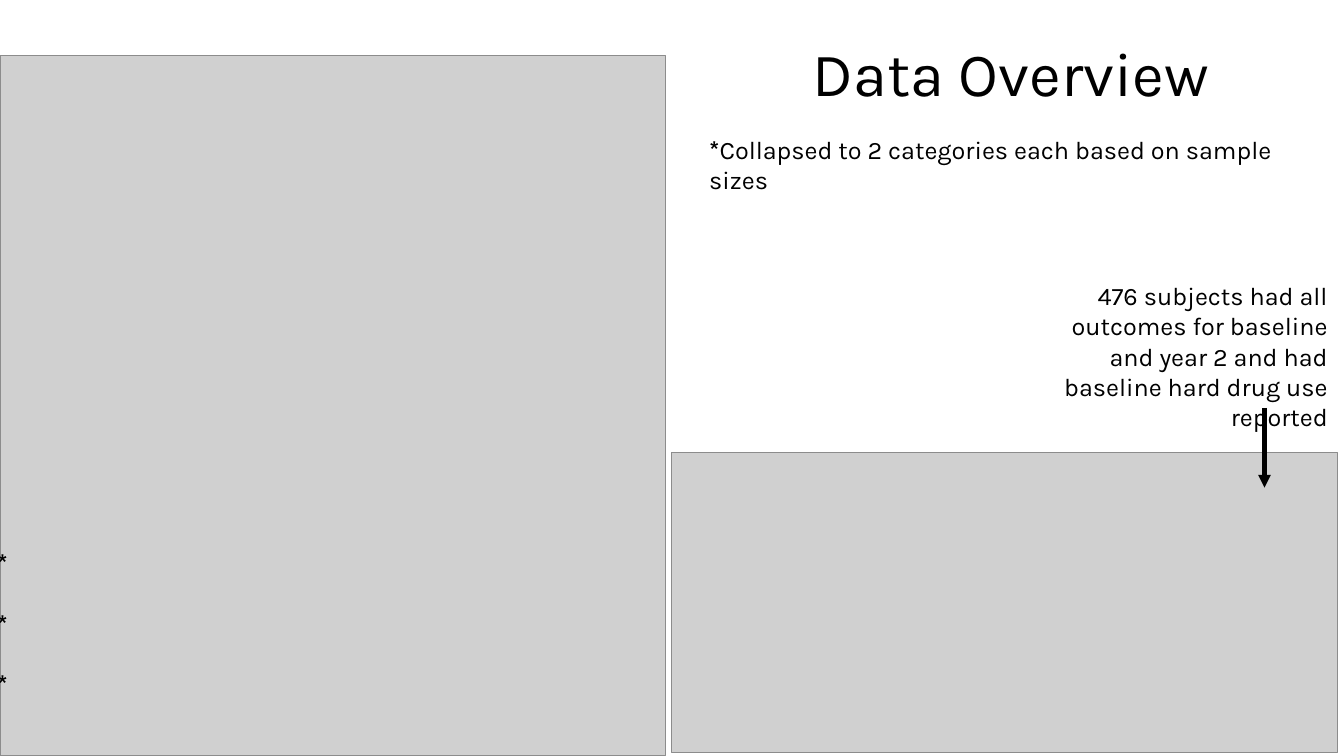
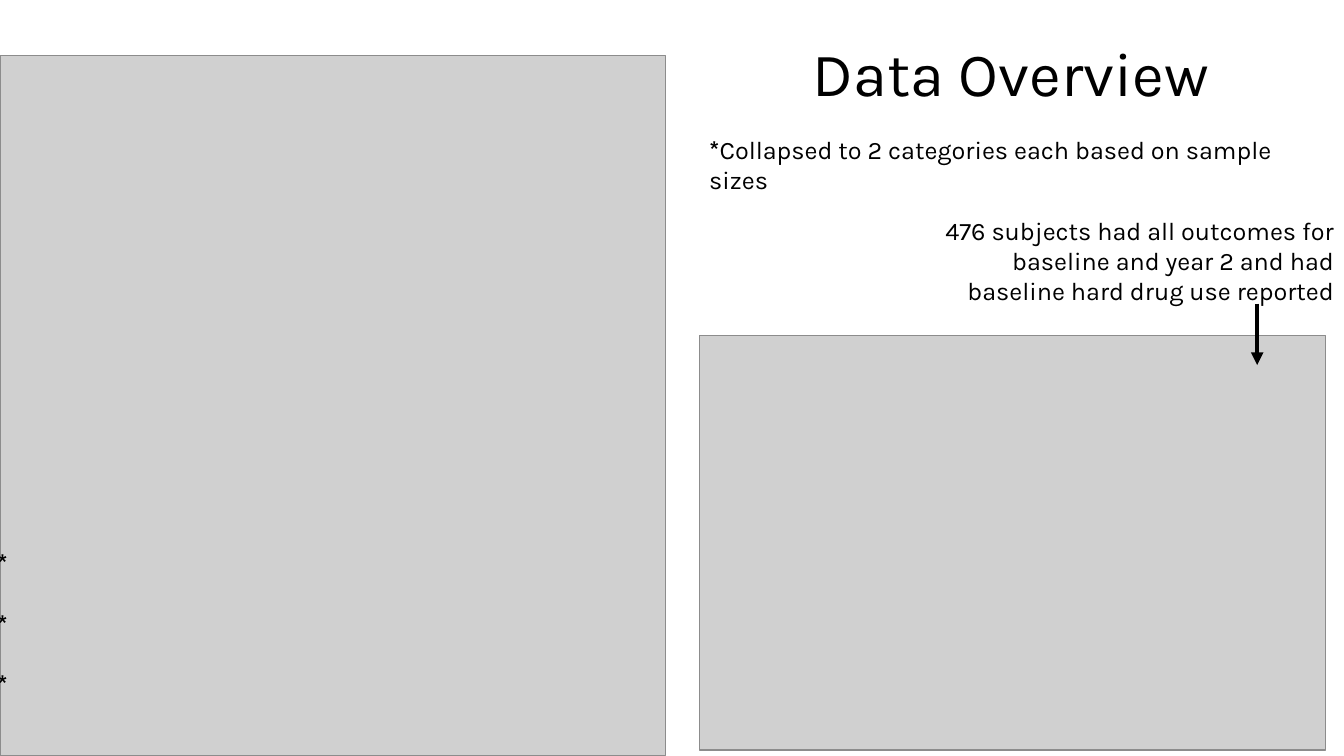
Before and after one commit to eweible/BIOS6624, a slide deck: slide 3 of P1/Dissemination/Interim Presentation.pptx. Drawn at 1344x756 pixels with LibreOffice and Linux fonts; fonts in the diff are those of the drawing; grey boxes stand for pictures. Boxes give left, top, right and bottom in pixels: in the first picture for what was removed or moved away, otherwise in the second. Text is boxed around its words. In the diff, an @@ line names an element or a change of style, - is before the commit and + after.

```diff
--- a/P1/Dissemination/Interim Presentation.pptx
+++ b/P1/Dissemination/Interim Presentation.pptx
@@ text "476 subjects had all outcomes ..." rewrapped from (1064,287,1328,402) to (945,222,1334,307) @@
@@ arrow moved from (1265, 408) - (1265, 488) to (1257, 303) - (1257, 365) @@
@@ picture: place and size @@
-picture at (673,453,1338,752)
+picture at (700,336,1326,751)
```
Also in this commit, not shown: 1 other slide changed.
